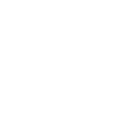
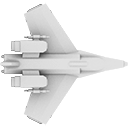
Before/after of a 128px x 128px layered artwork. What changed in the layer stack:
showed "Layer 1" over [0, 2, 128, 126]
hid "Layer 2" over [0, 2, 128, 126]
showed "Layer 0" over [0, 4, 124, 124]
